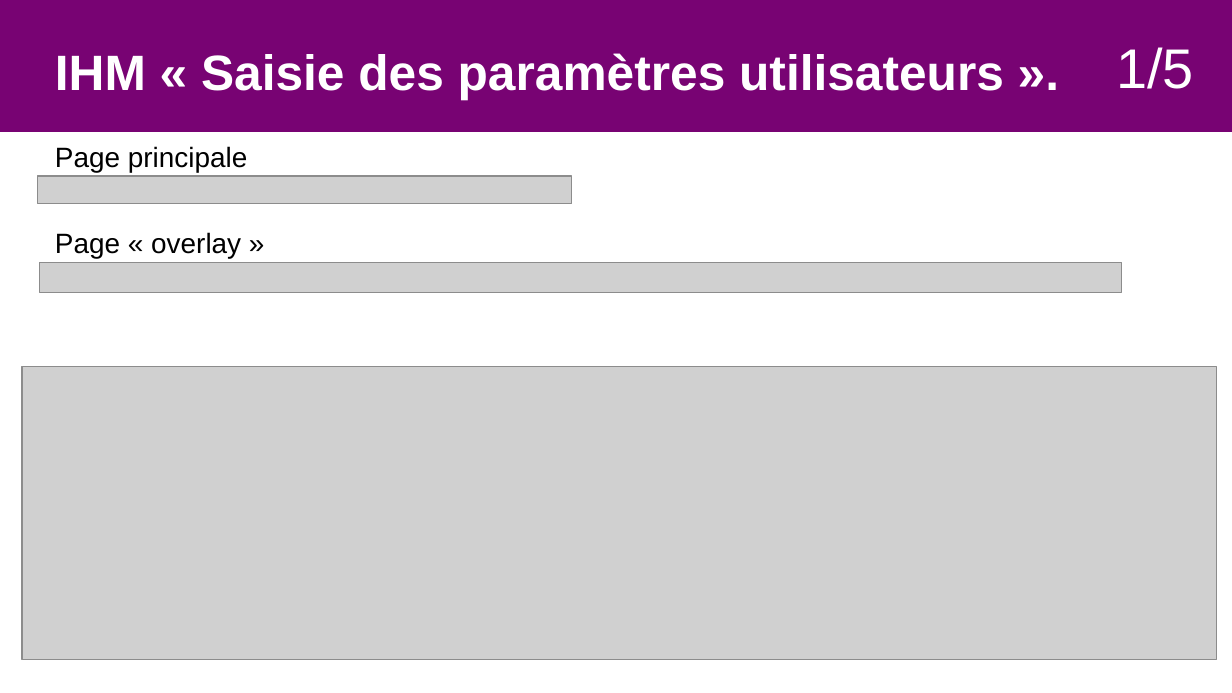
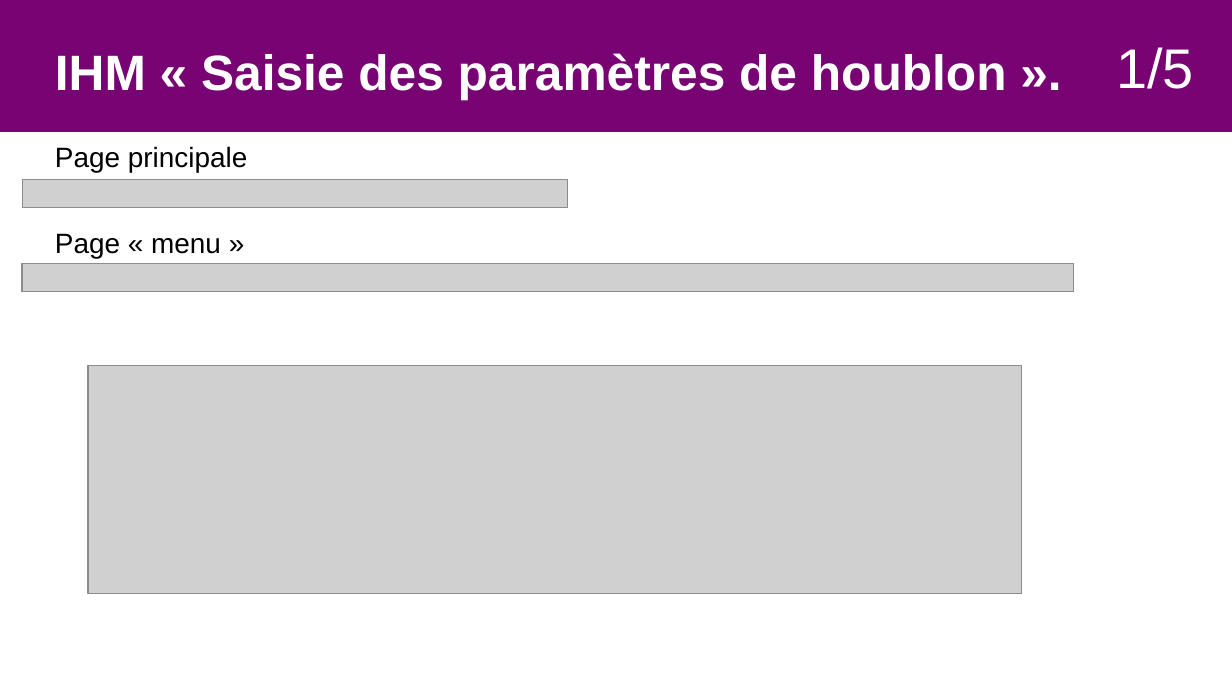
Before and after one commit to Sauvage89/sechoir-houblon, a slide deck: slide 14 of doc/diaporama/revue4/02-revue_sauvage.odp. Drawn at 1232x693 pixels with LibreOffice and Linux fonts; fonts in the diff are those of the drawing; grey boxes stand for pictures. Boxes give left, top, right and bottom in pixels: in the first picture for what was removed or moved away, otherwise in the second. Text is boxed around its words. In the diff, an @@ line names an element or a change of style, - is before the commit and + after.

Commit message:
refactor: reduction et changement du nom 'overlay' en 'menu' dans le diapo et amélioration de la structure du diapo sauvage

```diff
--- a/doc/diaporama/revue4/02-revue_sauvage.odp
+++ b/doc/diaporama/revue4/02-revue_sauvage.odp
@@ text at [55,53,1007,100]: text changed @@
-IHM « Saisie des paramètres utilisateurs ».
+IHM « Saisie des paramètres de houblon ».
@@ picture: place and size @@
-picture at [38,176,572,203]
+picture at [23,180,568,208]
@@ text at [55,233,221,258]: text changed @@
-Page « overlay »
+Page « menu »
@@ picture: place and size @@
-picture at [39,263,1122,293]
+picture at [22,264,1074,292]
@@ picture: place and size @@
-picture at [22,367,1217,661]
+picture at [88,366,1022,594]
```
Also in this commit, not shown: 15 other slides changed, 2 slides removed, 2 other files.
